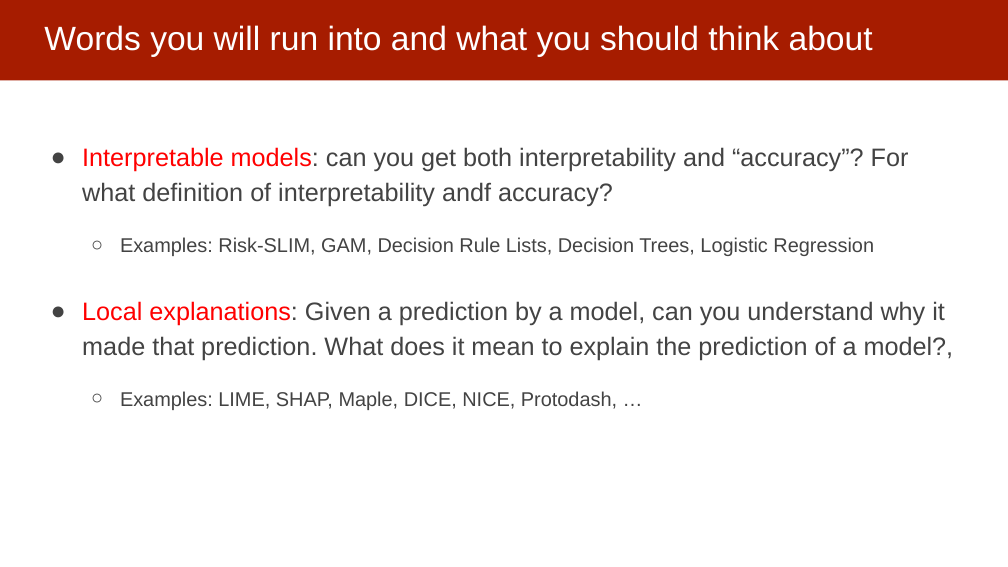
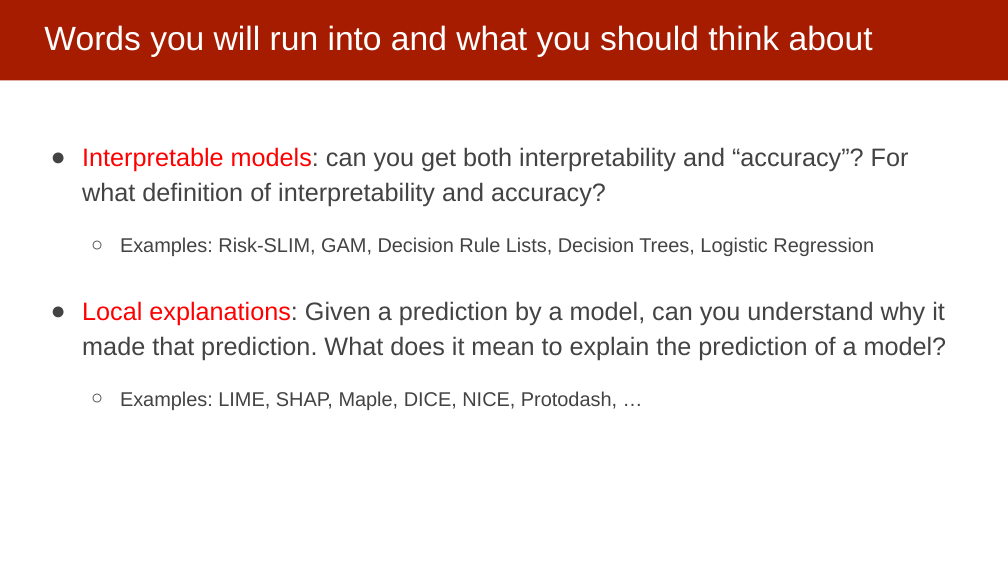
Before and after one commit to dssg/mlforpublicpolicylab, a slide deck: slide 21 of Lectures/16-interpretability-part-1.pptx (slide 24 before the commit). Drawn at 1008x567 pixels with LibreOffice and Linux fonts; fonts in the diff are those of the drawing. Boxes give left, top, right and bottom in pixels: in the first picture for what was removed or moved away, otherwise in the second. Text is boxed around its words. In the diff, an @@ line names an element or a change of style, - is before the commit and + after.

```diff
--- a/Lectures/16-interpretability-part-1.pptx
+++ b/Lectures/16-interpretability-part-1.pptx
@@ text at (x1=82, y1=147, x2=909, y2=207): text changed @@
-● Interpretable models: can you get both interpretability and “accuracy”? For what definition of interpretability andf accuracy?
+● Interpretable models: can you get both interpretability and “accuracy”? For what definition of interpretability and accuracy?
@@ text at (x1=82, y1=301, x2=947, y2=361): text changed @@
-● Local explanations: Given a prediction by a model, can you understand why it made that prediction. What does it mean to explain the prediction of a model?,
+● Local explanations: Given a prediction by a model, can you understand why it made that prediction. What does it mean to explain the prediction of a model?
```
Also in this commit, not shown: 11 other slides changed, 5 slides added, 4 slides removed.
